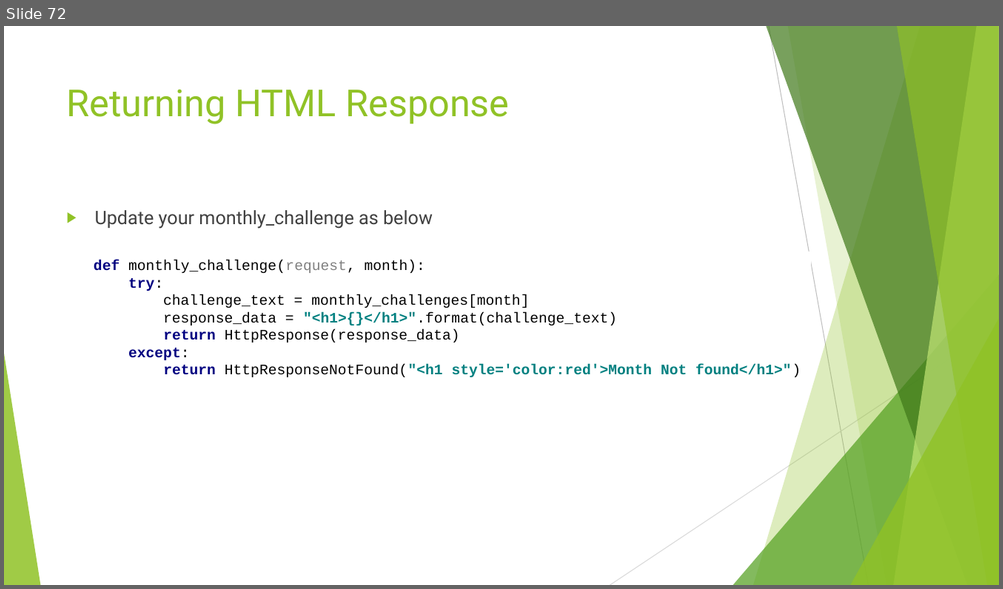
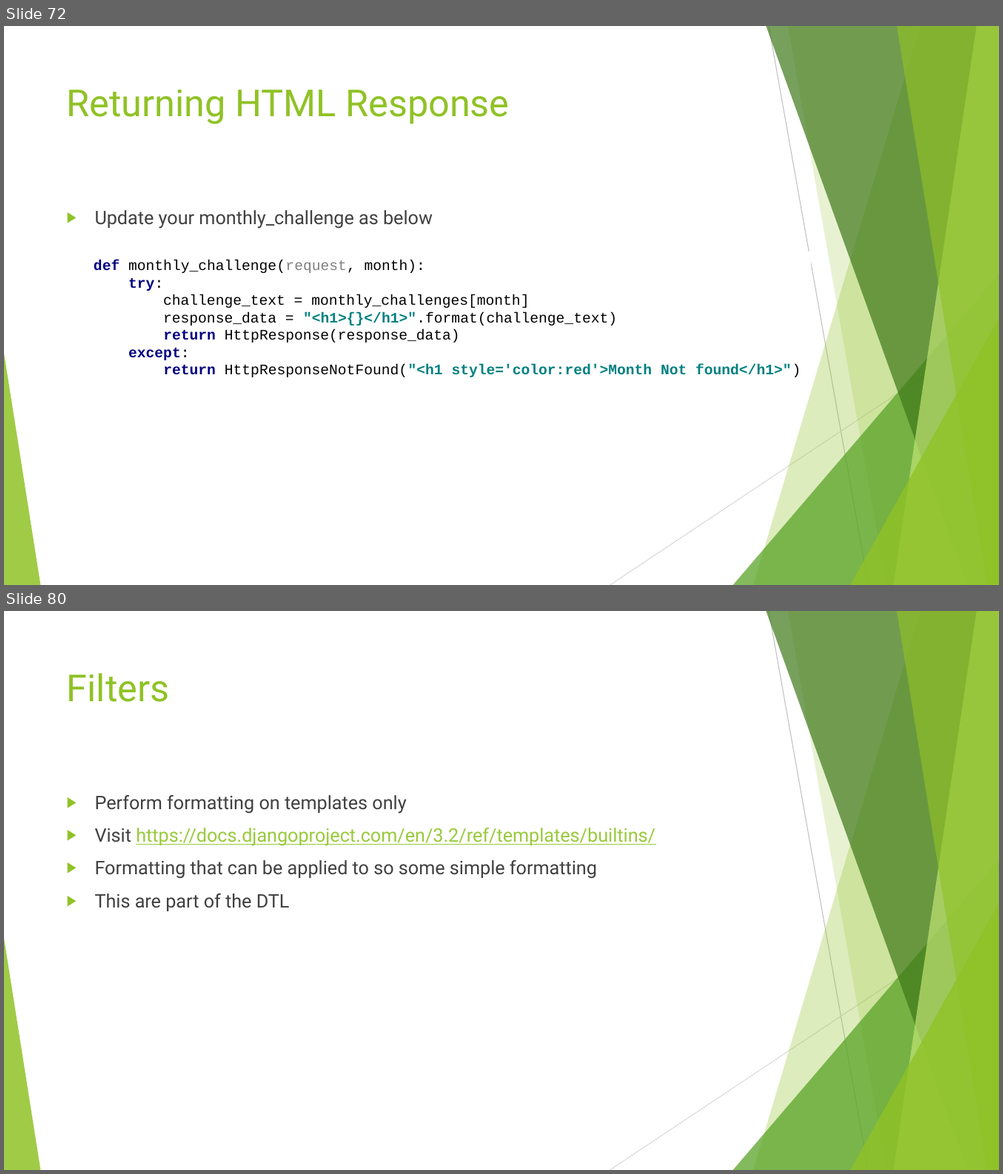
Before and after one commit to edyoda/PD-281220-Session-Code, a slide deck: Django EdYoda.pptx. Shown one above the other, each under a label of ours: slide 72 before the commit, slides 72 and 80 after it; the slides between them are not shown. The pictures are 1003x589 and 1003x1174 pixels, drawn with LibreOffice and Linux fonts; fonts in the diff are those of the drawing. Boxes give left, top, right and bottom in pixels: in the first picture for what was removed or moved away, otherwise in the second. Text is boxed around its words. In the diff, an @@ line names an element or a change of style, - is before the commit and + after.

Commit message:
Templates

```diff
--- a/Django EdYoda.pptx
+++ b/Django EdYoda.pptx
@@ slide 80 added at [4,611,999,1170], background #FFFFFF; not listed: 10 template elements that a slide beside it also shows @@
@@ title added at [67,673,170,702], 36 pt, text #90C226 @@
+Filters
@@ text added at [95,795,655,911], 18 pt, text #404040 @@
+▶ Perform formatting on templates only
+▶ Visit https://docs.djangoproject.com/en/3.2/ref/templates/builtins/
+▶ Formatting that can be applied to so some simple formatting
+▶ This are part of the DTL
```
Also in this commit, not shown: 12 other slides added, 18 other files.
